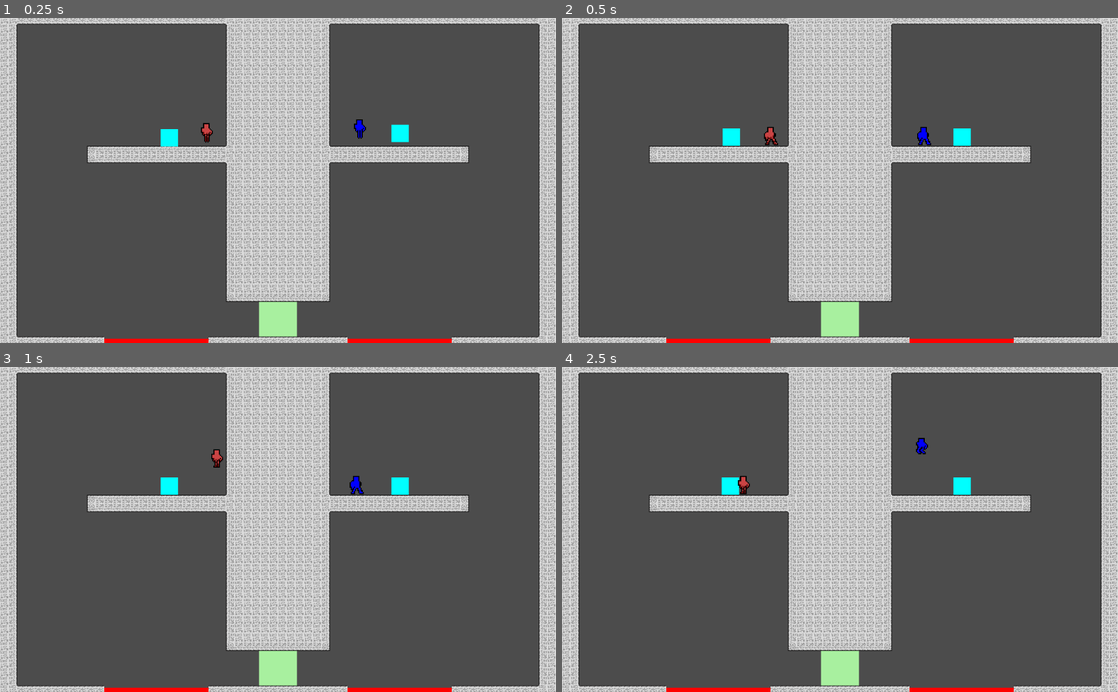
Above: before the commit, frames 1-4 (two rows, left to right).
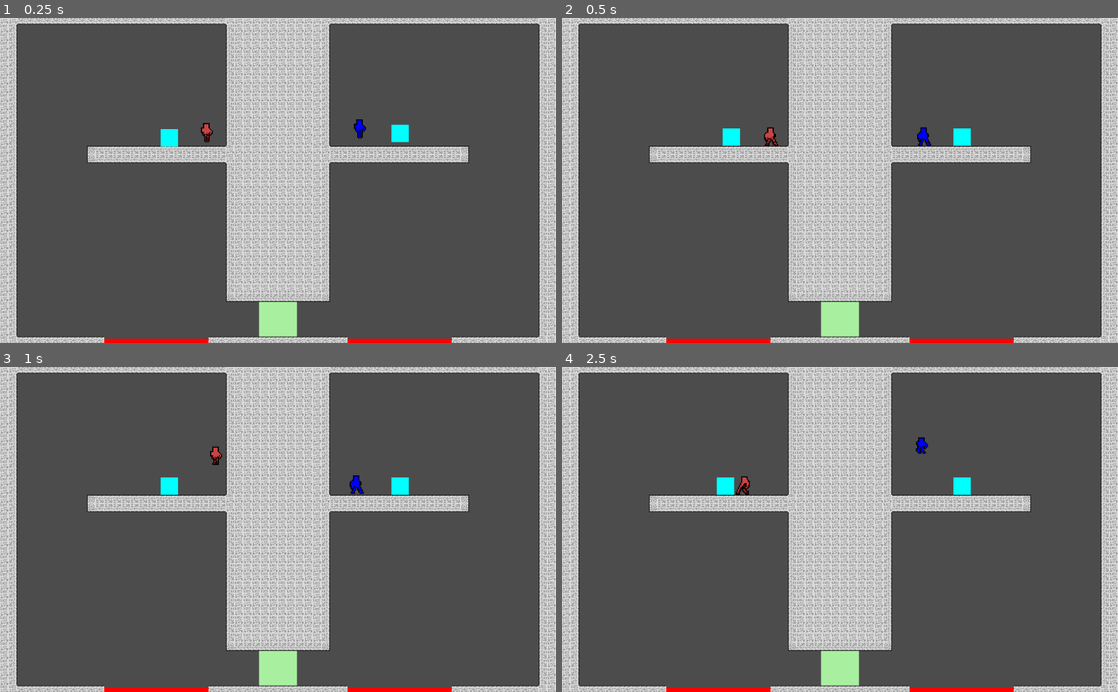
Above: after the commit, the same moments.

Repository: Yagoi23/Game-Jam-2022
Game: Godot game, scene res://TestLevel1.tscn
Two runs of this game, one before a commit and one after it. Both use one fixed random seed, a clock stepped at 60 frames per second and the inputs below.
Inputs:
- Up to frame 1 (0.25 s): no input
- Up to frame 2 (0.5 s): no input
- Up to frame 3 (1 s): hold D (p1_right) from 0.53 s (still down); tap Left (p2_left) at 0.6 s; tap W (p1_up) at 0.77 s
- Up to frame 4 (2.5 s): tap Right (p2_right) at 1.35 s; tap W (p1_up) at 1.52 s; release D (p1_right) at 2.03 s; hold A (p1_left) from 2.03 s (still down); tap Up (p2_up) at 2.1 s

Frame 1 is identical in both runs. In frame 2, less than 0.1% of the frame differs, in the area x 36-67%, y 33-40%; in frame 3, 0.1%; in frame 4, 0.2%, in the area x 27-66%, y 21-40%.

Commit message:
IT HAS STOPPED SPAZZING!!!

Diff:
--- a/Player.gd
+++ b/Player.gd
@@ -31,7 +31,7 @@
 
 #export (int, 0, 200) var push = 100
 func varchanged():
-	print("Boat")
+	#print("Boat")
 	emit_signal("statechanged")
 
 # Called when the node enters the scene tree for the first time.
@@ -51,8 +51,9 @@
 
 func _physics_process(delta):
 	var current_state = player_state
+	print(current_state)
 	move_dir = Input.get_action_strength(right_key) - Input.get_action_strength(left_key)
-	print(move_dir)
+	#print(move_dir)
 	if move_dir != 0:
 		velocity.x = move_dir*speed
 		#if move_dir == 1:
@@ -67,7 +68,7 @@
 		velocity.x = 0
 		player_state = state.IDLE
 	if !is_on_floor():
-		if velocity.y <= 0:
+		if velocity.y < 0:
 			player_state = state.JUMP
 			JUMP()
 		else:
--- a/Player.tscn
+++ b/Player.tscn
@@ -5,7 +5,7 @@
 [ext_resource path="res://Animation.gd" type="Script" id=3]
 
 [sub_resource type="RectangleShape2D" id=1]
-extents = Vector2( 6.25, 8.75 )
+extents = Vector2( 6.25, 8.5 )
 
 [sub_resource type="Animation" id=4]
 resource_name = "0"
@@ -104,7 +104,7 @@
 script = ExtResource( 2 )
 
 [node name="CollisionShape2D" type="CollisionShape2D" parent="."]
-position = Vector2( 1.25, -0.25 )
+position = Vector2( 1.25, -0.5 )
 shape = SubResource( 1 )
 
 [node name="Sprite" type="Sprite" parent="."]
--- a/TestLevel1.tscn
+++ b/TestLevel1.tscn
@@ -18,7 +18,7 @@
 tile_set = ExtResource( 1 )
 cell_size = Vector2( 32, 32 )
 format = 1
-tile_data = PoolIntArray( -589840, 26, 0, -589839, 23, 0, -5 …(2707 unchanged characters)… , 524303, 25, 0, 655344, 26, 0, 655345, 22, 0, 655346, 22, 0, 655347, 22, 0, 655348, 22, 0, 655349, 22, 0, 655356, 22, 0, 655357, 22, 0, 65535 …(355 unchanged characters)…
+tile_data = PoolIntArray( -589840, 26, 0, -589839, 23, 0, -5 …(2707 unchanged characters)… , 524303, 25, 0, 655344, 26, 0, 655345, 17, 0, 655346, 17, 0, 655347, 17, 0, 655348, 17, 0, 655349, 17, 0, 655356, 22, 0, 655357, 22, 0, 65535 …(355 unchanged characters)…
 
 [node name="Box" parent="." instance=ExtResource( 3 )]
 position = Vector2( 225, -115 )
@@ -31,9 +31,11 @@
 
 [node name="Player" parent="." groups=["player", "player1"] instance=ExtResource( 2 )]
 position = Vector2( -130, -108 )
+collision/safe_margin = 2.0
 
 [node name="Player2" parent="." groups=["player", "player2"] instance=ExtResource( 2 )]
 position = Vector2( 152, -115 )
+collision/safe_margin = 2.0
 player_num = 1
 
 [node name="KillBox1" type="Area2D" parent="."]
Not shown, added: assets/sound/Sneaky-Snitch_backgound_music.mp3.import
